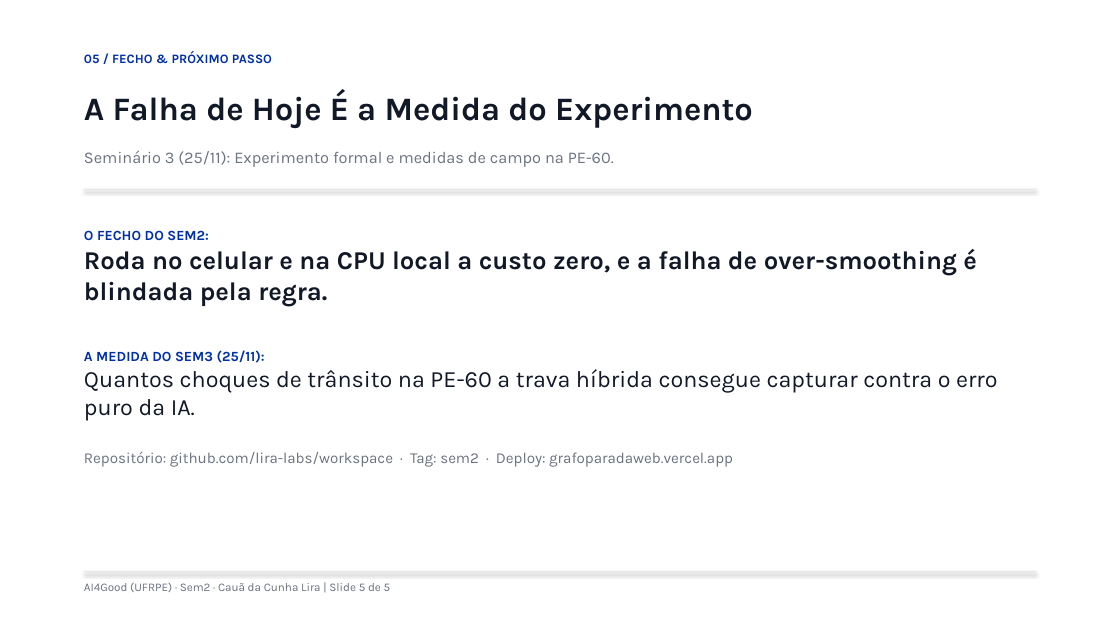
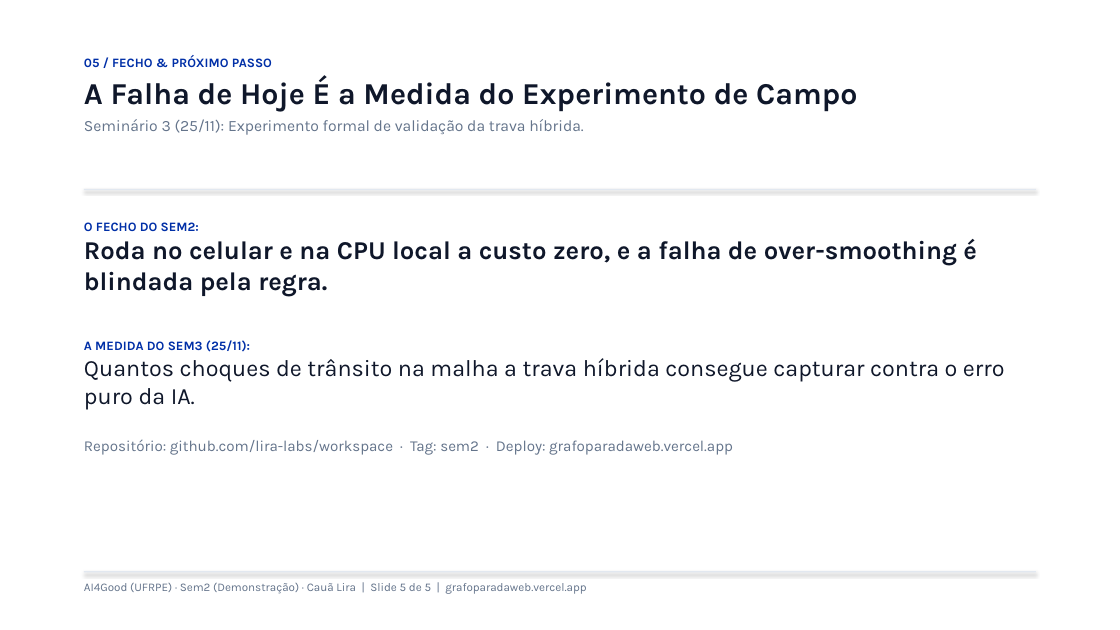
Before and after one commit to lira-labs/workspace, a slide deck: slide 5 of code/grafoparada_web/GrafoParada_Seminario2_CauaLira.pptx. Drawn at 1120x630 pixels with LibreOffice and Linux fonts; fonts in the diff are those of the drawing. Boxes give left, top, right and bottom in pixels: in the first picture for what was removed or moved away, otherwise in the second. Text is boxed around its words. In the diff, an @@ line names an element or a change of style, - is before the commit and + after.

Commit message:
feat(sem2): integrar 400 linhas reais GTFS CTM, eliminar foco em 199/178 e corrigir layout PPTX

```diff
--- a/code/grafoparada_web/GrafoParada_Seminario2_CauaLira.pptx
+++ b/code/grafoparada_web/GrafoParada_Seminario2_CauaLira.pptx
@@ text at bbox=[84, 55, 272, 67]: more space between paragraphs @@
@@ text at bbox=[84, 78, 857, 135]: paragraphs added @@
+A Falha de Hoje É a Medida do Experimento de Campo
+Seminário 3 (25/11): Experimento formal de validação da trava híbrida.
@@ text removed at bbox=[84, 91, 753, 128] @@
-A Falha de Hoje É a Medida do Experimento
@@ text removed at bbox=[84, 150, 614, 167] @@
-Seminário 3 (25/11): Experimento formal e medidas de campo na PE-60.
@@ text at bbox=[84, 222, 977, 455]: size 12 to 11 pt in "O FECHO DO SEM2:", "A MEDIDA DO SEM3 (25/11):"; text colour #111827 to #0F172A in "Roda no celular e na CPU local ..."; text colour #6B7280 to #64748B in "Repositório: github.com/lira-labs/workspace · Tag: sem2 · De ..." @@
@@ text "O FECHO DO SEM2:": place and size @@
-text "O FECHO DO SEM2:" at bbox=[84, 230, 998, 467]
+text "O FECHO DO SEM2:" at bbox=[84, 222, 1005, 455]
@@ text at bbox=[84, 358, 1005, 409]: text changed; text colour #111827 to #0F172A @@
-Quantos choques de trânsito na PE-60 a trava híbrida consegue capturar contra o erro puro da IA.
+Quantos choques de trânsito na malha a trava híbrida consegue capturar contra o erro puro da IA.
@@ text at bbox=[84, 583, 586, 594]: text changed; text colour #6B7280 to #64748B @@
-AI4Good (UFRPE) · Sem2 · Cauã da Cunha Lira | Slide 5 de 5
+AI4Good (UFRPE) · Sem2 (Demonstração) · Cauã Lira | Slide 5 de 5 | grafoparadaweb.vercel.app
```
Also in this commit, not shown: 4 other slides changed, 22 other files.
